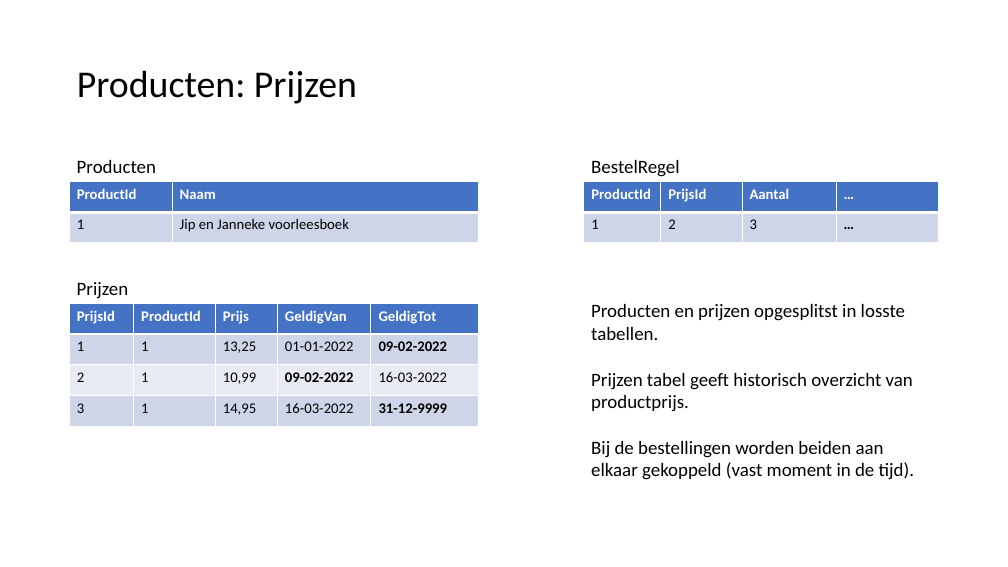
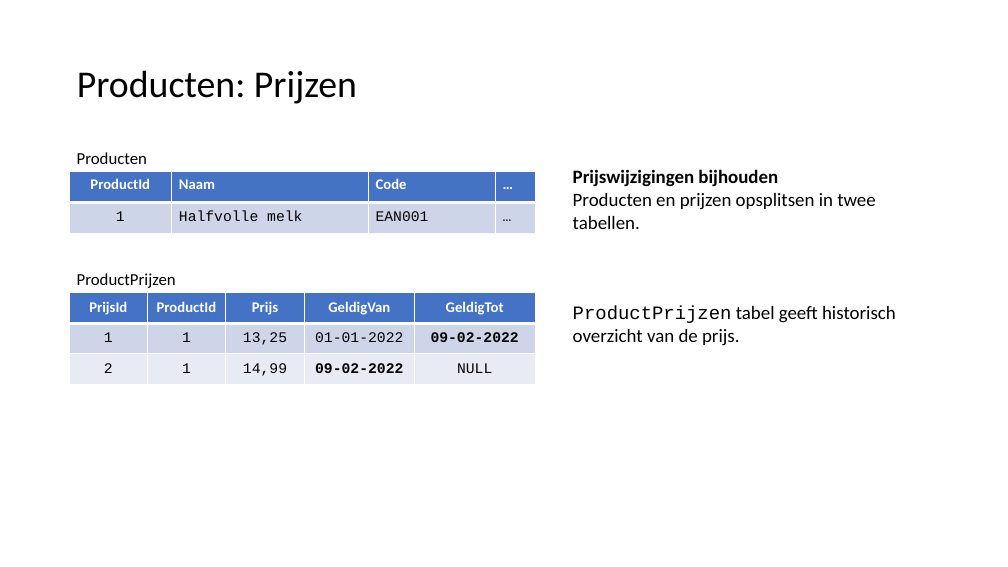
Before and after one commit to LFKoning/knowledge-sharing, a slide deck: slide 6 of sql_course/3_python/3_python.pptx (slide 5 before the commit). Drawn at 1008x567 pixels with LibreOffice and Linux fonts; fonts in the diff are those of the drawing. Boxes give left, top, right and bottom in pixels: in the first picture for what was removed or moved away, otherwise in the second. Text is boxed around its words. In the diff, an @@ line names an element or a change of style, - is before the commit and + after.

```diff
--- a/sql_course/3_python/3_python.pptx
+++ b/sql_course/3_python/3_python.pptx
@@ text "Producten" at (x1=77, y1=152, x2=147, y2=164): size 18 to 16 pt @@
@@ table at (x1=70, y1=172, x2=535, y2=233) @@
-column 2: Naam | Jip en Janneke voorleesboek
+column 2: Naam | Halfvolle melk
+column 3: Code | EAN001
+column 4: … | …
@@ table resized from (x1=70, y1=181, x2=479, y2=243) to (x1=70, y1=172, x2=535, y2=233) @@
@@ text added at (x1=573, y1=169, x2=896, y2=346), 18 pt, text #000000 @@
+Prijswijzigingen bijhouden
+Producten en prijzen opsplitsen in twee tabellen.
+ProductPrijzen tabel geeft historisch overzicht van de prijs.
@@ text removed at (x1=591, y1=160, x2=679, y2=177) @@
-BestelRegel
@@ table removed at (x1=584, y1=181, x2=938, y2=243), 2 rows, 4 columns @@
-ProductId | PrijsId | Aantal | …
-1 | 2 | 3 | …
@@ table at (x1=70, y1=293, x2=535, y2=385) @@
-row 3: 2 | 1 | 10,99 | 09-02-2022 | 16-03-2022
-row 4: 3 | 1 | 14,95 | 16-03-2022 | 31-12-9999
+row 3: 2 | 1 | 14,99 | 09-02-2022 | NULL
@@ table resized from (x1=70, y1=303, x2=479, y2=426) to (x1=70, y1=293, x2=535, y2=385) @@
@@ text at (x1=77, y1=273, x2=176, y2=288): text changed; size 18 to 16 pt @@
-Prijzen
+ProductPrijzen
@@ text removed at (x1=591, y1=304, x2=914, y2=480) @@
-Producten en prijzen opgesplitst in losste tabellen.
-Prijzen tabel geeft historisch overzicht van productprijs.
-Bij de bestellingen worden beiden aan elkaar gekoppeld (vast moment in de tijd).
```
Also in this commit, not shown: 11 other slides changed, 31 slides added, 3 slides removed, 11 other files.
